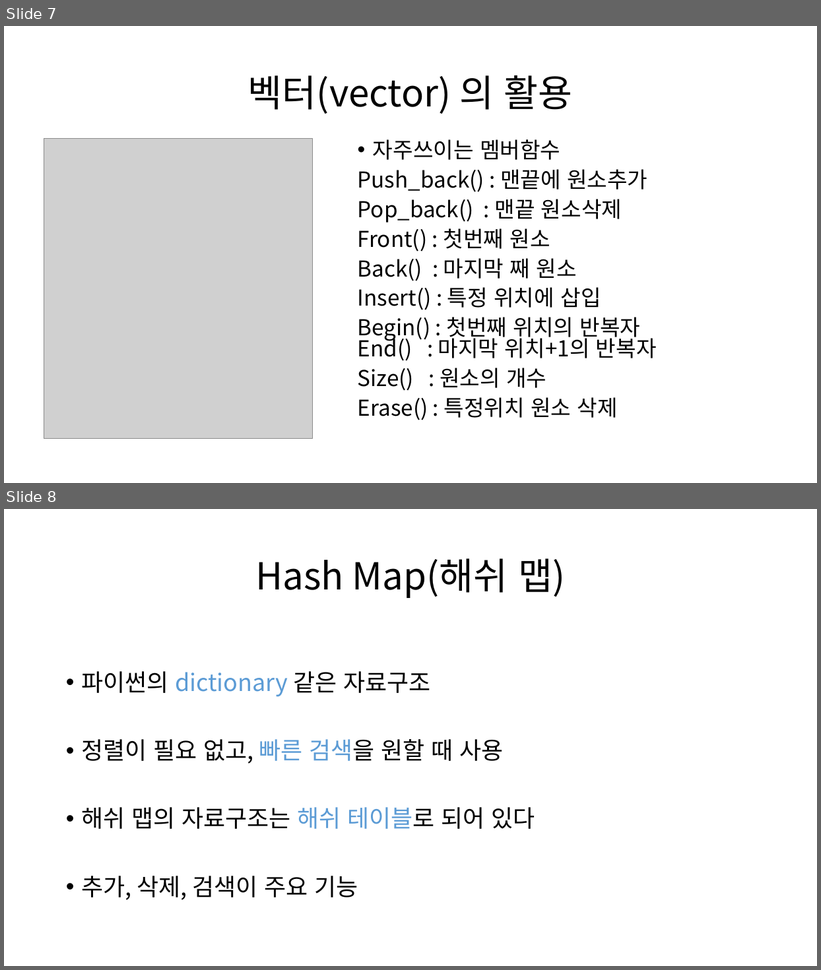
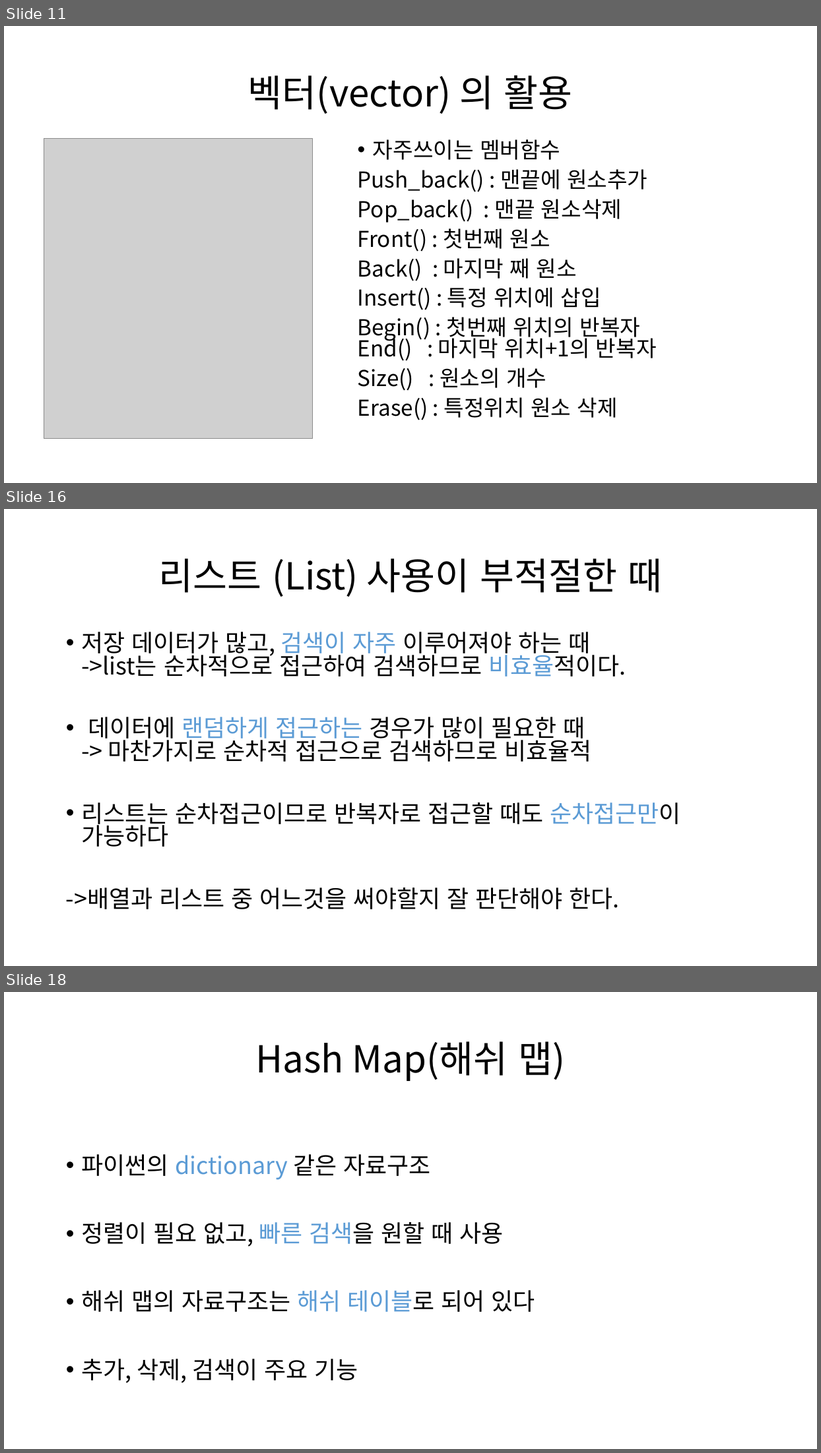
Before and after one commit to LeeInJae/meteor, a slide deck: Study/20131007_LeeInJae/STL.pptx. Shown one above the other, each under a label of ours: slides 7 and 8 before the commit, slides 11, 16 and 18 after it; the slides between them are not shown. The pictures are 821x970 and 821x1453 pixels, drawn with LibreOffice and Linux fonts; fonts in the diff are those of the drawing; grey boxes stand for pictures. Boxes give left, top, right and bottom in pixels: in the first picture for what was removed or moved away, otherwise in the second. Text is boxed around its words. In the diff, an @@ line names an element or a change of style, - is before the commit and + after.

```diff
--- a/Study/20131007_LeeInJae/STL.pptx
+++ b/Study/20131007_LeeInJae/STL.pptx
@@ slide 16 added at [4,509,817,966], background #FFFFFF @@
@@ title added at [158,559,662,597], 44 pt, text #000000 @@
+리스트 (List) 사용이 부적절한 때
@@ text added at [66,632,680,910], 28 pt, text #000000 @@
+• 저장 데이터가 많고, 검색이 자주 이루어져야 하는 때
+  ->list는 순차적으로 접근하여 검색하므로 비효율적이다.
+• 데이터에 랜덤하게 접근하는 경우가 많이 필요한 때
+  -> 마찬가지로 순차적 접근으로 검색하므로 비효율적
+• 리스트는 순차접근이므로 반복자로 접근할 때도 순차접근만이 가능하다
+->배열과 리스트 중 어느것을 써야할지 잘 판단해야 한다.
@@ what was slide 7 is now slide 11 @@
@@ what was slide 8 is now slide 18 @@
```
Also in this commit, not shown: 3 slides changed, 9 other slides added, 2 other files.
